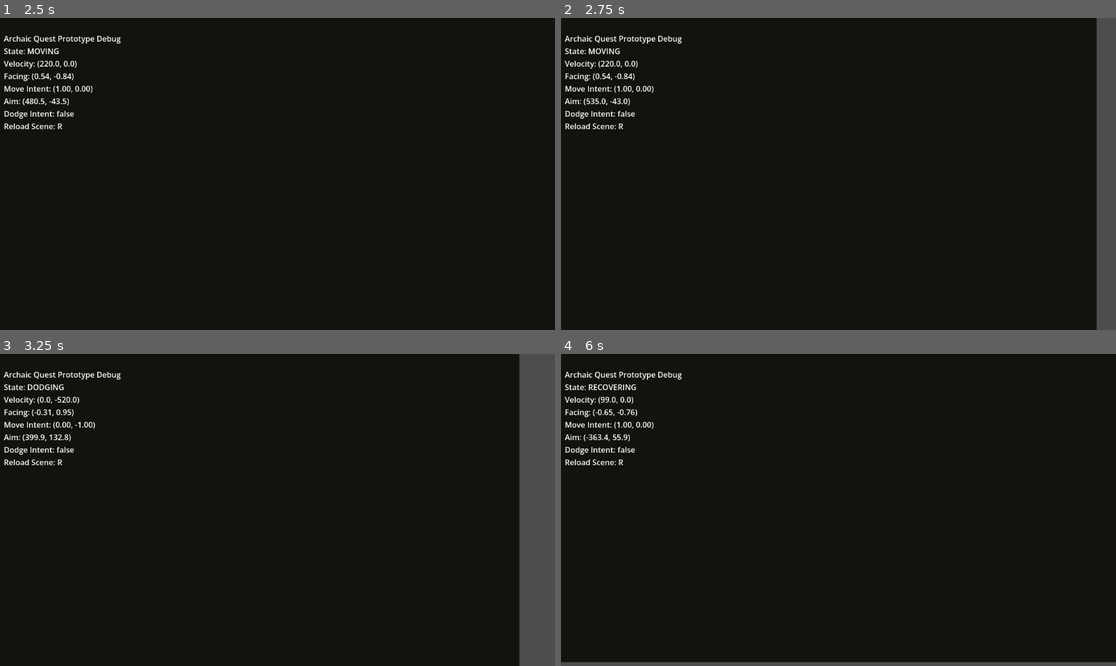
Above: before the commit, frames 1-4 (two rows, left to right).
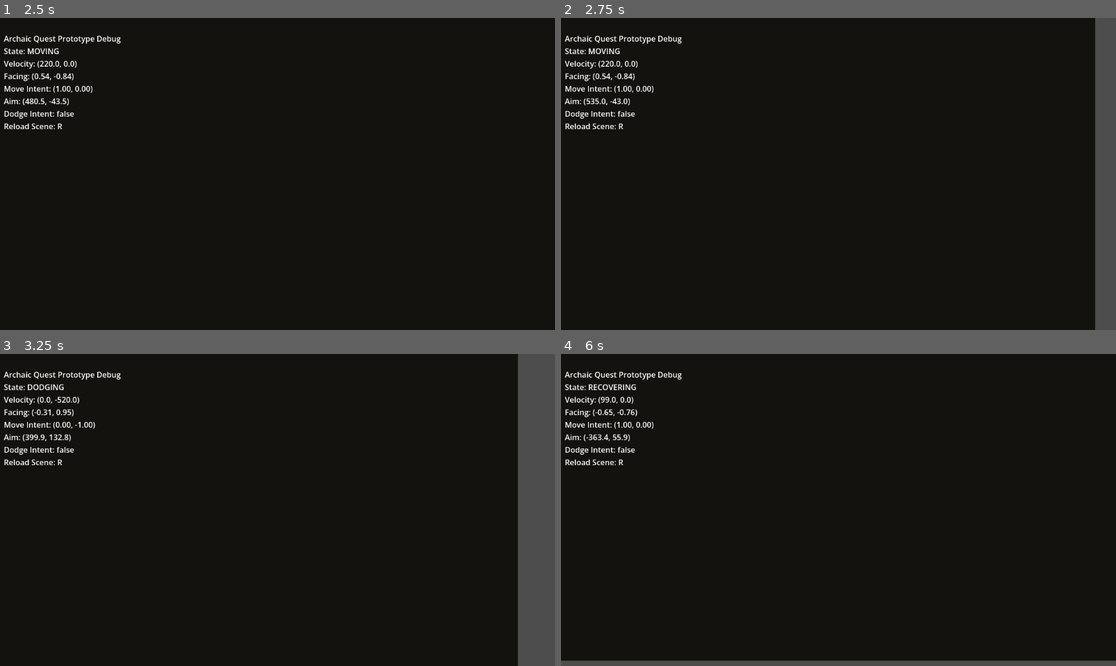
Above: after the commit, the same moments.

Repository: CS-Builder1/Archaic-Quest
Game: Godot game, scene res://scenes/world/OuterCaldera.tscn
Two runs of this game, one before a commit and one after it. Both use one fixed random seed, a clock stepped at 60 frames per second and the inputs below.
Inputs (mouse positions are in pixels of both pictures, inside the frame that each line leads up to):
- Up to frame 1 (2.5 s): tap Enter at 0.5, 2 s; move the mouse to (399, 158) at 0.52 s; hold D (move_right) 0.53-1.28 s; tap Space (dodge) at 0.6, 1.25 s; tap F (interact) at 0.8, 1.35 s; move the mouse to (166, 189) at 1.27 s; hold S (move_down) 1.28-2.03 s; click (166, 189) at 1.55 s; move the mouse to (333, 105) at 2.02 s; hold D (move_right) from 2.03 s (still down); click (333, 105) at 2.1 s; right-click (333, 105) at 2.3 s
- Up to frame 2 (2.75 s): keep holding D (move_right)
- Up to frame 3 (3.25 s): move the mouse to (249, 572) at 2.77 s; release D (move_right) at 2.78 s; hold W (move_up) from 2.78 s (still down); right-click (249, 572) at 2.85 s; tap Space (dodge) at 3.05 s
- Up to frame 4 (6 s): tap Space (dodge) at 3.5, 3.6, 5.75 s; move the mouse to (1005, 556) at 3.52 s; release W (move_up) at 3.53 s; hold A (move_left) 3.53-5.03 s; tap F (interact) at 3.8, 4.35 s; tap R (reload_test_scene) at 4.15 s; move the mouse to (672, 463) at 4.27 s; click (672, 463) at 4.55 s; tap Enter at 5 s; move the mouse to (866, 510) at 5.02 s; hold S (move_down) 5.03-5.78 s; click (866, 510) at 5.1 s; right-click (866, 510) at 5.3 s; move the mouse to (755, 432) at 5.77 s; hold D (move_right) from 5.78 s (still down); right-click (755, 432) at 5.85 s

Frame 1 is identical in both runs. In frame 2, 0.3% of the frame differs, in the area x 96-97%, y 0-100%; in frame 3, 0.3%; in frame 4, 0.7%, in the area x 0-100%, y 98-99%.

Commit message:
chore: save local Godot 4.2 settings, node unique IDs, and script UID files for OuterCaldera and Player scene

Diff:
--- a/project.godot
+++ b/project.godot
@@ -1,28 +1,84 @@
 ; Engine configuration file.
-; Godot 4.x prototype skeleton for Archaic Quest.
+; It's best edited using the editor UI and not directly,
+; since the parameters that go here are not all obvious.
+;
+; Format:
+;   [section] ; section goes between []
+;   param=value ; assign values to parameters
 
 config_version=5
 
+[animation]
+
+compatibility/default_parent_skeleton_in_mesh_instance_3d=true
+
 [application]
+
 config/name="Archaic Quest Prototype"
 run/main_scene="res://scenes/world/OuterCaldera.tscn"
-config/features=PackedStringArray("4.2")
+config/features=PackedStringArray("4.6")
 config/icon="res://icon.svg"
 
 [autoload]
+
 EventBus="*res://scripts/core/EventBus.gd"
 GameState="*res://scripts/core/GameState.gd"
 DebugFlags="*res://scripts/core/DebugFlags.gd"
 
 [input]
-move_up={"deadzone":0.5,"events":[Object(InputEventKey,"resource_local_to_scene":false,"resource_name":"","device":-1,"window_id":0,"alt_pressed":false,"shift_pressed":false,"ctrl_pressed":false,"meta_pressed":false,"pressed":false,"keycode":87,"physical_keycode":0,"key_label":0,"unicode":0,"echo":false,"script":null)]}
-move_down={"deadzone":0.5,"events":[Object(InputEventKey,"resource_local_to_scene":false,"resource_name":"","device":-1,"window_id":0,"alt_pressed":false,"shift_pressed":false,"ctrl_pressed":false,"meta_pressed":false,"pressed":false,"keycode":83,"physical_keycode":0,"key_label":0,"unicode":0,"echo":false,"script":null)]}
-move_left={"deadzone":0.5,"events":[Object(InputEventKey,"resource_local_to_scene":false,"resource_name":"","device":-1,"window_id":0,"alt_pressed":false,"shift_pressed":false,"ctrl_pressed":false,"meta_pressed":false,"pressed":false,"keycode":65,"physical_keycode":0,"key_label":0,"unicode":0,"echo":false,"script":null)]}
-move_right={"deadzone":0.5,"events":[Object(InputEventKey,"resource_local_to_scene":false,"resource_name":"","device":-1,"window_id":0,"alt_pressed":false,"shift_pressed":false,"ctrl_pressed":false,"meta_pressed":false,"pressed":false,"keycode":68,"physical_keycode":0,"key_label":0,"unicode":0,"echo":false,"script":null)]}
-primary_action={"deadzone":0.5,"events":[Object(InputEventMouseButton,"resource_local_to_scene":false,"resource_name":"","device":-1,"window_id":0,"alt_pressed":false,"shift_pressed":false,"ctrl_pressed":false,"meta_pressed":false,"button_mask":0,"position":Vector2(0, 0),"global_position":Vector2(0, 0),"factor":1.0,"button_index":1,"pressed":false,"double_click":false,"canceled":false,"script":null)]}
-secondary_action={"deadzone":0.5,"events":[Object(InputEventMouseButton,"resource_local_to_scene":false,"resource_name":"","device":-1,"window_id":0,"alt_pressed":false,"shift_pressed":false,"ctrl_pressed":false,"meta_pressed":false,"button_mask":0,"position":Vector2(0, 0),"global_position":Vector2(0, 0),"factor":1.0,"button_index":2,"pressed":false,"double_click":false,"canceled":false,"script":null)]}
-dodge={"deadzone":0.5,"events":[Object(InputEventKey,"resource_local_to_scene":false,"resource_name":"","device":-1,"window_id":0,"alt_pressed":false,"shift_pressed":false,"ctrl_pressed":false,"meta_pressed":false,"pressed":false,"keycode":32,"physical_keycode":0,"key_label":0,"unicode":0,"echo":false,"script":null)]}
-ability_1={"deadzone":0.5,"events":[Object(InputEventKey,"resource_local_to_scene":false,"resource_name":"","device":-1,"window_id":0,"alt_pressed":false,"shift_pressed":false,"ctrl_pressed":false,"meta_pressed":false,"pressed":false,"keycode":81,"physical_keycode":0,"key_label":0,"unicode":0,"echo":false,"script":null)]}
-ability_2={"deadzone":0.5,"events":[Object(InputEventKey,"resource_local_to_scene":false,"resource_name":"","device":-1,"window_id":0,"alt_pressed":false,"shift_pressed":false,"ctrl_pressed":false,"meta_pressed":false,"pressed":false,"keycode":69,"physical_keycode":0,"key_label":0,"unicode":0,"echo":false,"script":null)]}
-interact={"deadzone":0.5,"events":[Object(InputEventKey,"resource_local_to_scene":false,"resource_name":"","device":-1,"window_id":0,"alt_pressed":false,"shift_pressed":false,"ctrl_pressed":false,"meta_pressed":false,"pressed":false,"keycode":70,"physical_keycode":0,"key_label":0,"unicode":0,"echo":false,"script":null)]}
-reload_test_scene={"deadzone":0.5,"events":[Object(InputEventKey,"resource_local_to_scene":false,"resource_name":"","device":-1,"window_id":0,"alt_pressed":false,"shift_pressed":false,"ctrl_pressed":false,"meta_pressed":false,"pressed":false,"keycode":82,"physical_keycode":0,"key_label":0,"unicode":0,"echo":false,"script":null)]}
+
+move_up={
+"deadzone": 0.5,
+"events": [Object(InputEventKey,"resource_local_to_scene":false,"resource_name":"","device":-1,"window_id":0,"alt_pressed":false,"shift_pressed":false,"ctrl_pressed":false,"meta_pressed":false,"pressed":false,"keycode":87,"physical_keycode":0,"key_label":0,"unicode":0,"location":0,"echo":false,"script":null)
+]
+}
+move_down={
+"deadzone": 0.5,
+"events": [Object(InputEventKey,"resource_local_to_scene":false,"resource_name":"","device":-1,"window_id":0,"alt_pressed":false,"shift_pressed":false,"ctrl_pressed":false,"meta_pressed":false,"pressed":false,"keycode":83,"physical_keycode":0,"key_label":0,"unicode":0,"location":0,"echo":false,"script":null)
+]
+}
+move_left={
+"deadzone": 0.5,
+"events": [Object(InputEventKey,"resource_local_to_scene":false,"resource_name":"","device":-1,"window_id":0,"alt_pressed":false,"shift_pressed":false,"ctrl_pressed":false,"meta_pressed":false,"pressed":false,"keycode":65,"physical_keycode":0,"key_label":0,"unicode":0,"location":0,"echo":false,"script":null)
+]
+}
+move_right={
+"deadzone": 0.5,
+"events": [Object(InputEventKey,"resource_local_to_scene":false,"resource_name":"","device":-1,"window_id":0,"alt_pressed":false,"shift_pressed":false,"ctrl_pressed":false,"meta_pressed":false,"pressed":false,"keycode":68,"physical_keycode":0,"key_label":0,"unicode":0,"location":0,"echo":false,"script":null)
+]
+}
+primary_action={
+"deadzone": 0.5,
+"events": [Object(InputEventMouseButton,"resource_local_to_scene":false,"resource_name":"","device":-1,"window_id":0,"alt_pressed":false,"shift_pressed":false,"ctrl_pressed":false,"meta_pressed":false,"button_mask":0,"position":Vector2(0, 0),"global_position":Vector2(0, 0),"factor":1.0,"button_index":1,"canceled":false,"pressed":false,"double_click":false,"script":null)
+]
+}
+secondary_action={
+"deadzone": 0.5,
+"events": [Object(InputEventMouseButton,"resource_local_to_scene":false,"resource_name":"","device":-1,"window_id":0,"alt_pressed":false,"shift_pressed":false,"ctrl_pressed":false,"meta_pressed":false,"button_mask":0,"position":Vector2(0, 0),"global_position":Vector2(0, 0),"factor":1.0,"button_index":2,"canceled":false,"pressed":false,"double_click":false,"script":null)
+]
+}
+dodge={
+"deadzone": 0.5,
+"events": [Object(InputEventKey,"resource_local_to_scene":false,"resource_name":"","device":-1,"window_id":0,"alt_pressed":false,"shift_pressed":false,"ctrl_pressed":false,"meta_pressed":false,"pressed":false,"keycode":32,"physical_keycode":0,"key_label":0,"unicode":0,"location":0,"echo":false,"script":null)
+]
+}
+ability_1={
+"deadzone": 0.5,
+"events": [Object(InputEventKey,"resource_local_to_scene":false,"resource_name":"","device":-1,"window_id":0,"alt_pressed":false,"shift_pressed":false,"ctrl_pressed":false,"meta_pressed":false,"pressed":false,"keycode":81,"physical_keycode":0,"key_label":0,"unicode":0,"location":0,"echo":false,"script":null)
+]
+}
+ability_2={
+"deadzone": 0.5,
+"events": [Object(InputEventKey,"resource_local_to_scene":false,"resource_name":"","device":-1,"window_id":0,"alt_pressed":false,"shift_pressed":false,"ctrl_pressed":false,"meta_pressed":false,"pressed":false,"keycode":69,"physical_keycode":0,"key_label":0,"unicode":0,"location":0,"echo":false,"script":null)
+]
+}
+interact={
+"deadzone": 0.5,
+"events": [Object(InputEventKey,"resource_local_to_scene":false,"resource_name":"","device":-1,"window_id":0,"alt_pressed":false,"shift_pressed":false,"ctrl_pressed":false,"meta_pressed":false,"pressed":false,"keycode":70,"physical_keycode":0,"key_label":0,"unicode":0,"location":0,"echo":false,"script":null)
+]
+}
+reload_test_scene={
+"deadzone": 0.5,
+"events": [Object(InputEventKey,"resource_local_to_scene":false,"resource_name":"","device":-1,"window_id":0,"alt_pressed":false,"shift_pressed":false,"ctrl_pressed":false,"meta_pressed":false,"pressed":false,"keycode":82,"physical_keycode":0,"key_label":0,"unicode":0,"location":0,"echo":false,"script":null)
+]
+}
--- a/scenes/world/OuterCaldera.tscn
+++ b/scenes/world/OuterCaldera.tscn
@@ -1,17 +1,17 @@
-[gd_scene load_steps=3 format=3]
+[gd_scene format=3 uid="uid://ctog7wuig2ve0"]
 
 [ext_resource type="PackedScene" path="res://scenes/player/Player.tscn" id="1_player"]
 [ext_resource type="PackedScene" path="res://scenes/ui/DebugOverlay.tscn" id="2_debug"]
 
-[node name="OuterCaldera" type="Node2D"]
+[node name="OuterCaldera" type="Node2D" unique_id=1319234004]
 
-[node name="ArenaPlaceholder" type="ColorRect" parent="."]
-offset_left = -960.0
-offset_top = -540.0
-offset_right = 960.0
-offset_bottom = 540.0
+[node name="ArenaPlaceholder" type="ColorRect" parent="." unique_id=1658100029]
+offset_left = -963.0
+offset_top = -543.0
+offset_right = 957.0
+offset_bottom = 537.0
 color = Color(0.08, 0.07, 0.06, 1)
 
-[node name="Player" parent="." instance=ExtResource("1_player")]
+[node name="Player" parent="." unique_id=509354241 instance=ExtResource("1_player")]
 
-[node name="DebugOverlay" parent="." instance=ExtResource("2_debug")]
+[node name="DebugOverlay" parent="." unique_id=1723134960 instance=ExtResource("2_debug")]
Not shown, added: scripts/combat/HealthComponent.gd.uid
Not shown, added: scripts/combat/StaminaComponent.gd.uid
Not shown, added: scripts/core/DebugFlags.gd.uid
Not shown, added: scripts/core/EventBus.gd.uid
Not shown, added: scripts/core/GameState.gd.uid
Not shown, added: scripts/player/PlayerController.gd.uid
Not shown, added: scripts/player/PlayerInputIntent.gd.uid
Not shown, added: scripts/ui/DebugOverlay.gd.uid
